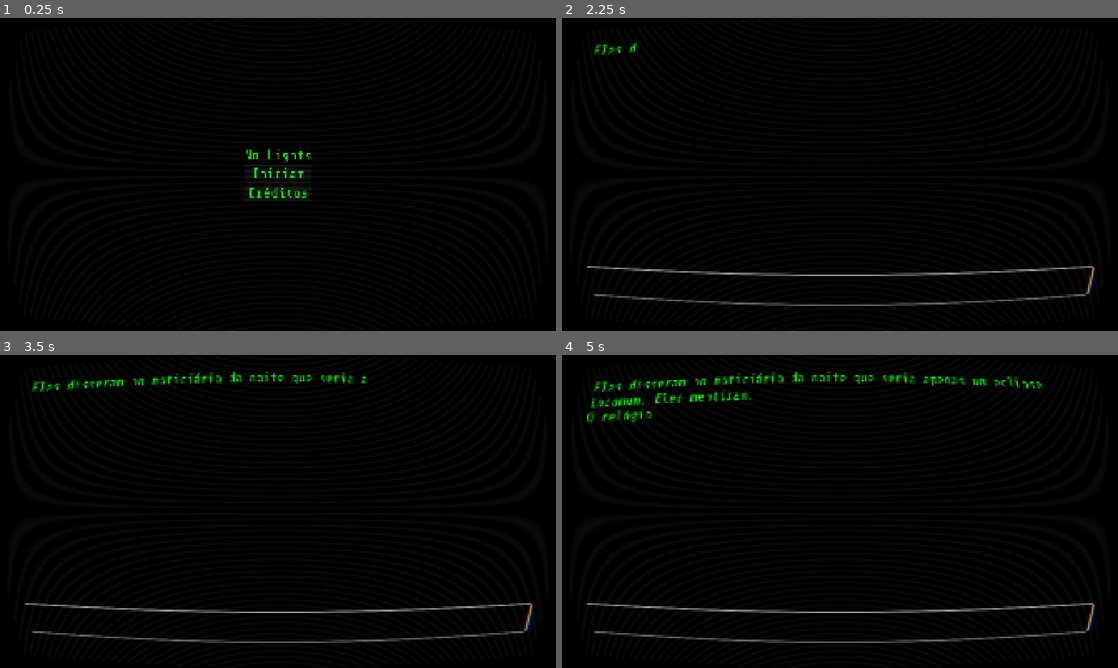
Above: before the commit, frames 1-4 (two rows, left to right).
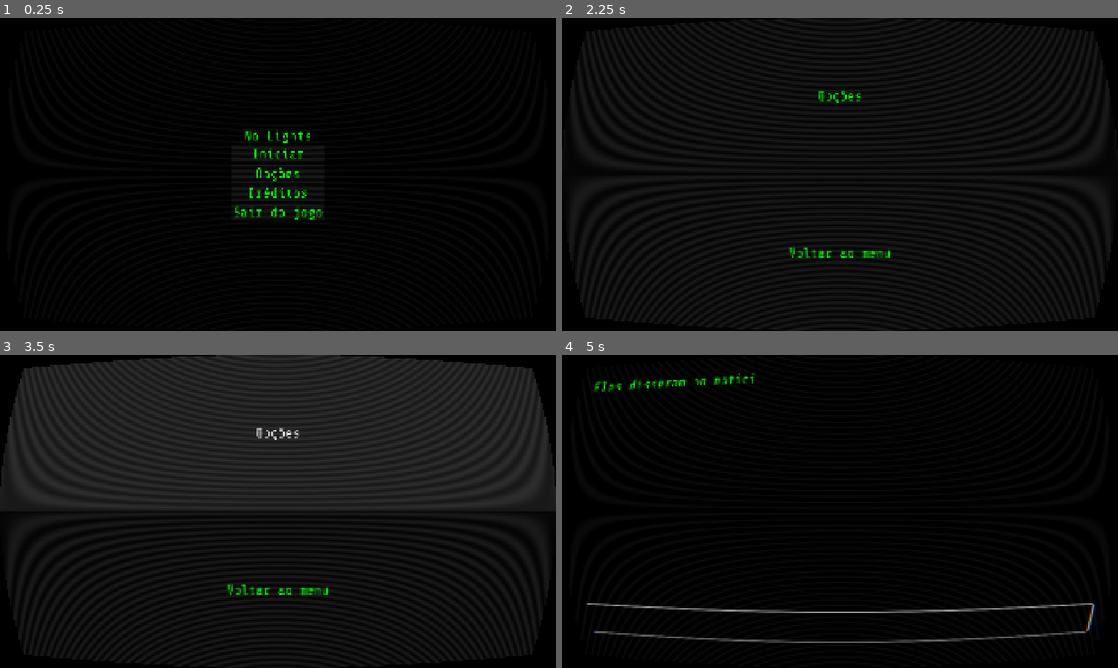
Above: after the commit, the same moments.

Repository: brenoASantana/no-lights
Game: Godot game, scene res://scenes/main_menu/main_menu.tscn
The game is run twice, just before and just after one commit, with the same random seed, the same clock (stepped at 60 frames per second) and the same inputs.
Inputs (mouse positions are in pixels of both pictures, inside the frame that each line leads up to):
- Up to frame 1 (0.25 s): no input
- Up to frame 2 (2.25 s): click "Créditos" at 0.5 s; click "Voltar ao menu" at 1.25 s; click (840, 174) at 2 s, where only the run after the commit has a clickable "Opções"
- Up to frame 3 (3.5 s): click (278, 433) at 2.75 s, where only the run after the commit has a clickable "Opções"
- Up to frame 4 (5 s): click (840, 589) at 3.5 s, where only the run after the commit has a clickable "Voltar ao menu"; click (840, 489) at 4.25 s, where only the run after the commit has a clickable "Iniciar"

The runs differ from the first frame. In frame 1, 0.9% of the frame differs, in the area x 42-59%, y 35-65%; in frame 2, 1.9%; in frame 3, 44%, in the area x 0-100%, y 0-92%; in frame 4, 1.4%.

Commit message:
feat: add audio management and options menu with navigation

Diff:
--- /dev/null
+++ b/globals/audio_global.gd
@@ -0,0 +1,24 @@
+extends Node
+
+# Este é o nosso Toca-Fitas universal
+var music_player: AudioStreamPlayer
+
+func _ready() -> void:
+	# Criamos o nó via código assim que o jogo abre para não precisarmos de uma cena .tscn
+	music_player = AudioStreamPlayer.new()
+	add_child(music_player)
+
+# A nossa API pública para qualquer cena chamar
+func play_music(new_music: AudioStream) -> void:
+	# A MÁGICA DA IDEMPOTÊNCIA:
+	# Se a fita que mandaram tocar for exatamente a mesma que já está rodando, ignore!
+	if music_player.stream == new_music and music_player.playing:
+		return
+
+	# Caso contrário, troca a fita e dá o play
+	music_player.stream = new_music
+	music_player.play()
+
+func stop_music() -> void:
+	music_player.stop()
+	music_player.stream = null
--- a/project.godot
+++ b/project.godot
@@ -19,6 +19,7 @@
 
 System="*uid://chgcc6vdtocix"
 CrtFilter="*uid://ccncycddw88kc"
+AudioGlobal="*uid://c4ouu1l2ibgm"
 
 [display]
 
--- a/scenes/credits/credits.gd
+++ b/scenes/credits/credits.gd
@@ -5,8 +5,12 @@
 
 @onready var credits_container = $VBoxContainer
 
+var soundtrack = preload("res://assets/audio/Library Studies - Pentagram Home Video/The Closed Gate.ogg")
+
 # Called when the node enters the scene tree for the first time.
 func _ready() -> void:
+	AudioGlobal.stop_music()
+	AudioGlobal.play_music(soundtrack)
 	# SETUP INICIAL:
 	# Pega a altura total da janela do jogo e empurra o container para essa exata coordenada.
 	# Isso faz o texto nascer exatamente um pixel abaixo da borda inferior da tela.
@@ -32,11 +36,10 @@
 	if credits_container.position.y < -credits_container.size.y:
 		_end_credits()
 
-
-func _on_button_pressed() -> void:
+func _end_credits() -> void:
+	# O encerramento natural após a leitura completa
 	get_tree().change_scene_to_file("res://scenes/main_menu/main_menu.tscn")
 
 
-func _end_credits() -> void:
-	# O encerramento natural após a leitura completa
+func _on_back_button_pressed() -> void:
 	get_tree().change_scene_to_file("res://scenes/main_menu/main_menu.tscn")
--- a/scenes/credits/credits.tscn
+++ b/scenes/credits/credits.tscn
@@ -41,7 +41,7 @@
 [font_size=24]Library Studies Album por Pentagram Home Video[/font_size]
 [/center]"
 
-[node name="Button" type="Button" parent="." unique_id=32832430]
+[node name="BackButton" type="Button" parent="." unique_id=32832430]
 layout_mode = 1
 anchors_preset = 7
 anchor_left = 0.5
@@ -65,4 +65,4 @@
 volume_db = -15.0
 autoplay = true
 
-[connection signal="pressed" from="Button" to="." method="_on_button_pressed"]
+[connection signal="pressed" from="BackButton" to="." method="_on_back_button_pressed"]
--- a/scenes/main_menu/main_menu.gd
+++ b/scenes/main_menu/main_menu.gd
@@ -1,8 +1,12 @@
 extends Control
 
+var soundtrack = preload("res://assets/audio/Library Studies - Pentagram Home Video/Flexi Disc.ogg")
 
 # Called when the node enters the scene tree for the first time.
 func _ready() -> void:
+	# Manda o Autoload tocar. Se já estiver tocando, ele inteligentemente ignora.
+	AudioGlobal.play_music(soundtrack)
+
 	# Apenas garante que o mouse estara visivel no meu
 	Input.set_mouse_mode(Input.MOUSE_MODE_VISIBLE)
 
@@ -21,3 +25,13 @@
 
 func _on_credits_button_pressed() -> void:
 	get_tree().change_scene_to_file("res://scenes/credits/credits.tscn")
+
+
+
+func _on_options_button_pressed() -> void:
+	get_tree().change_scene_to_file("res://scenes/options/options.tscn")
+
+
+func _on_exit_button_pressed() -> void:
+	#TODO: Inserir função de save antes de sair
+	get_tree().quit()
--- a/scenes/main_menu/main_menu.tscn
+++ b/scenes/main_menu/main_menu.tscn
@@ -41,6 +41,14 @@
 theme_override_font_sizes/font_size = 48
 text = "Iniciar"
 
+[node name="OptionsButton" type="Button" parent="VBoxContainer" unique_id=799691871]
+layout_mode = 2
+size_flags_vertical = 3
+theme_override_colors/font_color = Color(0, 1, 0, 1)
+theme_override_fonts/font = ExtResource("2_0ebjn")
+theme_override_font_sizes/font_size = 48
+text = "Opções"
+
 [node name="CreditsButton" type="Button" parent="VBoxContainer" unique_id=1987596663]
 layout_mode = 2
 size_flags_vertical = 3
@@ -49,10 +57,20 @@
 theme_override_font_sizes/font_size = 48
 text = "Créditos"
 
+[node name="ExitButton" type="Button" parent="VBoxContainer" unique_id=1063609247]
+layout_mode = 2
+size_flags_vertical = 3
+theme_override_colors/font_color = Color(0, 1, 0, 1)
+theme_override_fonts/font = ExtResource("2_0ebjn")
+theme_override_font_sizes/font_size = 48
+text = "Sair do jogo"
+
 [node name="AudioStreamPlayer" type="AudioStreamPlayer" parent="." unique_id=851735316]
 stream = ExtResource("3_ob46e")
 volume_db = -15.0
 autoplay = true
 
 [connection signal="pressed" from="VBoxContainer/StartButton" to="." method="_on_button_pressed"]
+[connection signal="pressed" from="VBoxContainer/OptionsButton" to="." method="_on_options_button_pressed"]
 [connection signal="pressed" from="VBoxContainer/CreditsButton" to="." method="_on_credits_button_pressed"]
+[connection signal="pressed" from="VBoxContainer/ExitButton" to="." method="_on_exit_button_pressed"]
--- /dev/null
+++ b/scenes/options/options.gd
@@ -0,0 +1,14 @@
+extends Control
+
+
+# Called when the node enters the scene tree for the first time.
+func _ready() -> void:
+	pass # Replace with function body.
+
+
+# Called every frame. 'delta' is the elapsed time since the previous frame.
+func _process(delta: float) -> void:
+	pass
+
+func _on_back_button_pressed() -> void:
+	get_tree().change_scene_to_file("res://scenes/main_menu/main_menu.tscn")
--- /dev/null
+++ b/scenes/options/options.tscn
@@ -0,0 +1,39 @@
+[gd_scene format=3 uid="uid://j6etaulfsqvh"]
+
+[ext_resource type="Script" uid="uid://cehuxo7m4vuja" path="res://scenes/options/options.gd" id="1_qe4tn"]
+[ext_resource type="FontFile" uid="uid://c5iaqtves12kf" path="res://assets/fonts/ShareTechMono-Regular.ttf" id="2_kmbin"]
+
+[node name="Options" type="Control" unique_id=188250370]
+layout_mode = 3
+anchors_preset = 15
+anchor_right = 1.0
+anchor_bottom = 1.0
+grow_horizontal = 2
+grow_vertical = 2
+script = ExtResource("1_qe4tn")
+
+[node name="VBoxContainer" type="VBoxContainer" parent="." unique_id=599119645]
+layout_mode = 1
+anchors_preset = 15
+anchor_right = 1.0
+anchor_bottom = 1.0
+grow_horizontal = 2
+grow_vertical = 2
+
+[node name="OptionsButton" type="Button" parent="VBoxContainer" unique_id=973022316]
+layout_mode = 2
+size_flags_vertical = 3
+theme_override_colors/font_color = Color(0, 1, 0, 1)
+theme_override_fonts/font = ExtResource("2_kmbin")
+theme_override_font_sizes/font_size = 48
+text = "Opções"
+
+[node name="BackButton" type="Button" parent="VBoxContainer" unique_id=2001880306]
+layout_mode = 2
+size_flags_vertical = 3
+theme_override_colors/font_color = Color(0, 1, 0, 1)
+theme_override_fonts/font = ExtResource("2_kmbin")
+theme_override_font_sizes/font_size = 48
+text = "Voltar ao menu"
+
+[connection signal="pressed" from="VBoxContainer/BackButton" to="." method="_on_back_button_pressed"]
--- a/scenes/terminal/terminalScreen.gd
+++ b/scenes/terminal/terminalScreen.gd
@@ -2,8 +2,13 @@
 
 var timer_per_letter: float = 0.03
 var actual_tween: Tween
+var soundtrack = preload("res://assets/audio/Library Studies - Pentagram Home Video/A Warning Before Reading.ogg")
 
 func _ready() -> void:
+	# Manda o Autoload calar a boca, cortando o som do Menu
+	AudioGlobal.stop_music()
+	AudioGlobal.play_music(soundtrack)
+
 	# 1. Puxa toda a introdução do JSON juntando as frases com quebra de linha
 	var array_introducao = System.pages["introducao"]
 	var texto_completo = "\n".join(array_introducao)
Not shown, added: globals/audio_global.gd.uid
Not shown, added: scenes/options/options.gd.uid
